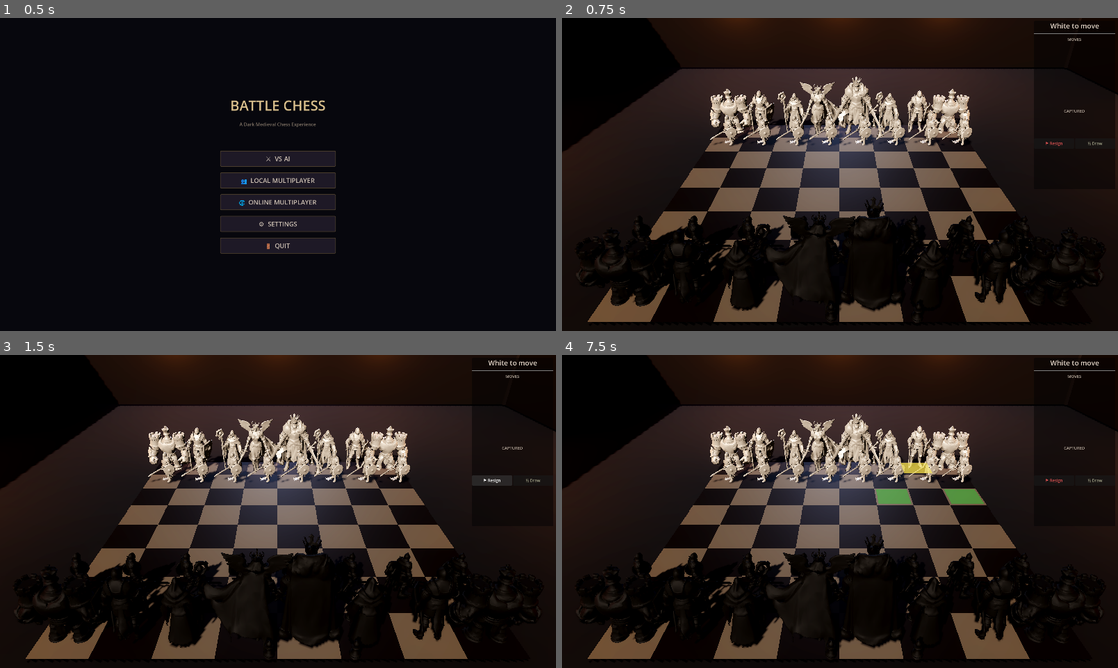
Above: before the commit, frames 1-4 (two rows, left to right).
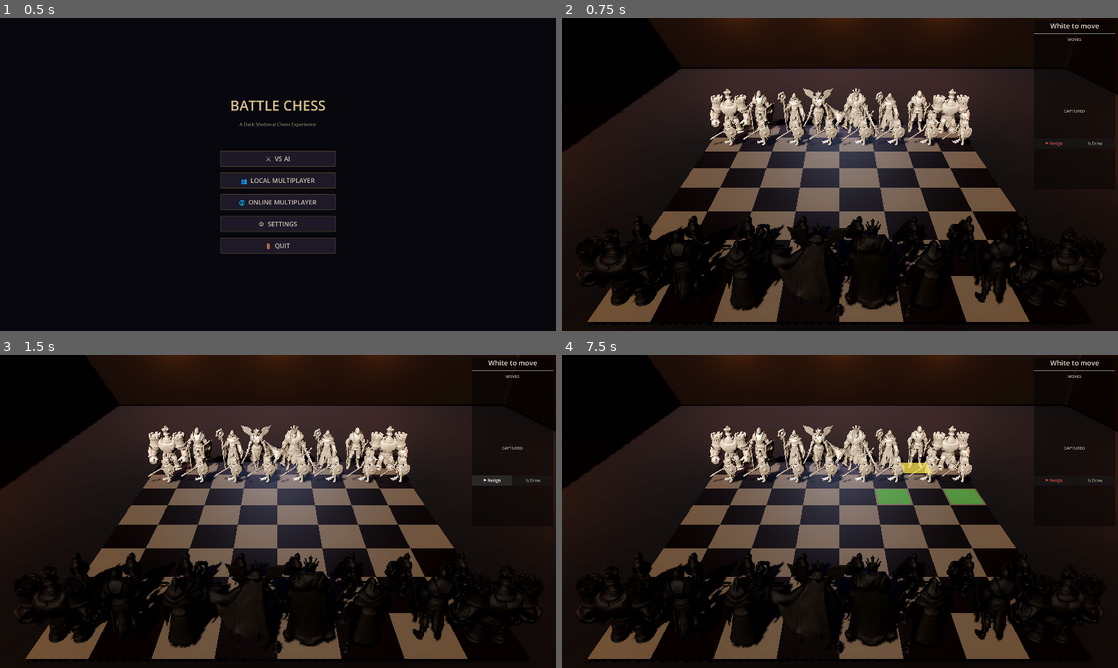
Above: after the commit, the same moments.

Repository: jmmcclure/battlechess
Game: Godot game, scene res://scenes/main.tscn
Two runs of this game, one before a commit and one after it. Both use one fixed random seed, a clock stepped at 60 frames per second and the inputs below.
Inputs (mouse positions are in pixels of both pictures, inside the frame that each line leads up to):
- Up to frame 1 (0.5 s): no input
- Up to frame 2 (0.75 s): click "⚔ VS AI" at 0.5 s
- Up to frame 3 (1.5 s): click "⚑ Resign" at 1.25 s
- Up to frame 4 (7.5 s): click "½ Draw" at 2 s; click "⚑ Resign" at 2.75 s; click "½ Draw" at 3.5 s; click "⚑ Resign" at 4.25 s; click "½ Draw" at 5 s; tap Enter at 5.75, 7.25 s; move the mouse to (962, 495) at 5.77 s; click (962, 495) at 5.92 s; tap Space at 6.02, 6.5 s; drag from (728, 527) to (812, 574) at 6.52 s; move the mouse to (895, 442) at 7.27 s; click (895, 442) at 7.42 s

Frame 1 is identical in both runs. In frame 2, 2.3% of the frame differs, in the area x 37-66%, y 18-98%; in frame 3, 2.3%; in frame 4, 2.3%.

Commit message:
King and Queen scale to 3.1, adjust Y offsets
Co-authored-by: Copilot <223556219+Copilot@users.noreply.github.com>

Diff:
--- a/scripts/chess/board.gd
+++ b/scripts/chess/board.gd
@@ -235,9 +235,9 @@
 		model_instance.name = "Model"
 		piece.add_child(model_instance)
 		# Apply uniform scale per piece type — tuned manually
-		var piece_scales := [0.0, 1.8, 3.0, 2.8, 2.8, 3.5, 3.8]
+		var piece_scales := [0.0, 1.8, 3.0, 2.8, 2.8, 3.1, 3.1]
 		# Y offset per piece type — lifts model so bottom sits on board
-		var piece_y_offsets := [0.0, 1.0, 1.4, 1.4, 1.4, 1.6, 1.8]
+		var piece_y_offsets := [0.0, 1.0, 1.4, 1.4, 1.4, 1.4, 1.4]
 		var s: float = piece_scales[type]
 		model_instance.scale = Vector3(s, s, s)
 		model_instance.position.y = piece_y_offsets[type]
